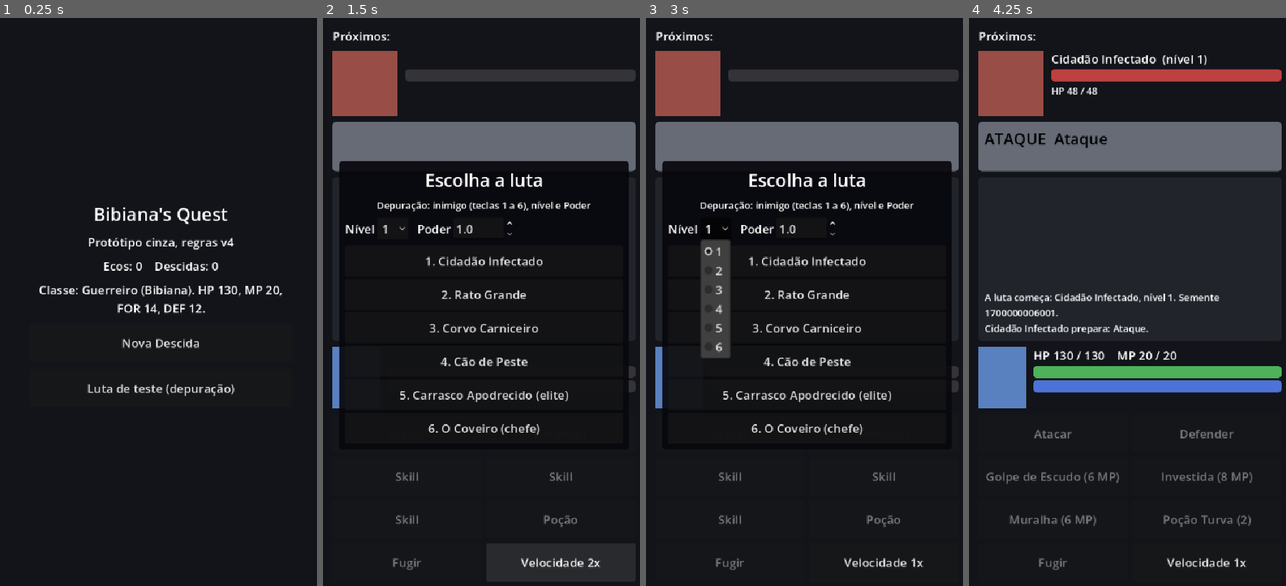
Above: before the commit, frames 1-4 (left to right).
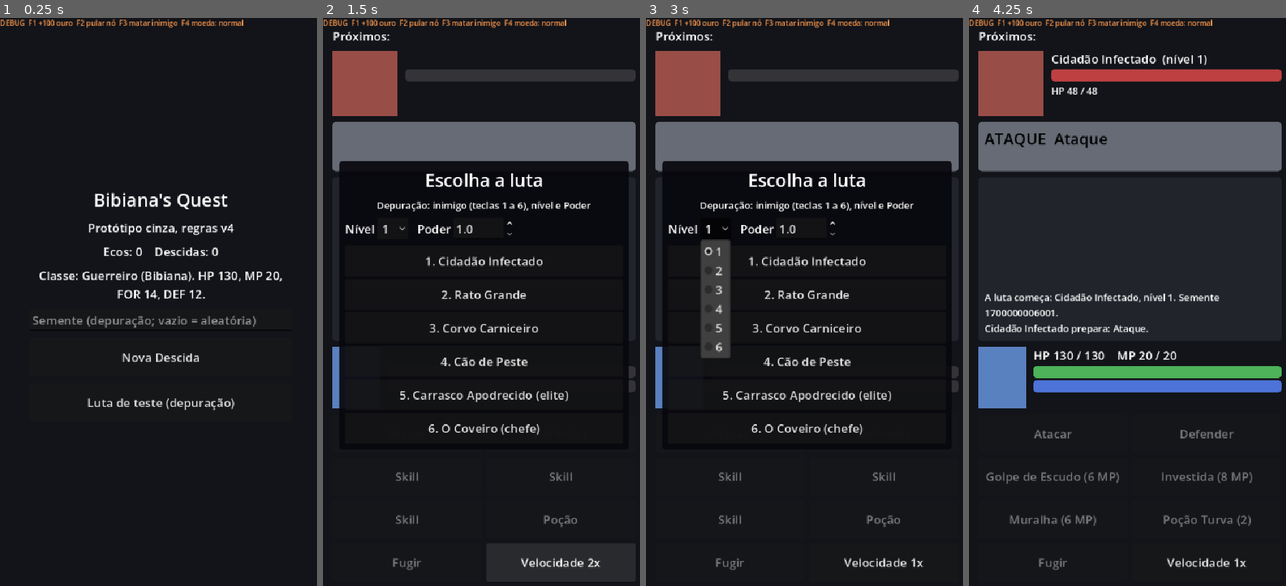
Above: after the commit, the same moments.

Repository: ohidalgojr/bibianas-quest
Game: Godot game, scene res://game/presentation/main.tscn
The game is run twice, just before and just after one commit, with the same random seed, the same clock (stepped at 60 frames per second) and the same inputs.
Inputs:
- Up to frame 1 (0.25 s): no input
- Up to frame 2 (1.5 s): click "Luta de teste (depuração)" at 0.5 s; click "Velocidade 1x" at 1.25 s
- Up to frame 3 (3 s): click "Velocidade 2x" at 2 s; click "1" at 2.75 s
- Up to frame 4 (4.25 s): click "1. Cidadão Infectado" at 3.5 s

The runs differ from the first frame. In frame 1, 6.0% of the frame differs, in the area x 0-90%, y 0-70%; in frame 2, 0.5%; in frame 3, 0.5%; in frame 4, 0.5%.

Commit message:
TASK-013: atalhos de depuração e telemetria local (ADR-0018)
Co-Authored-By: Claude Sonnet 5.5 <noreply@anthropic.com>

Diff:
--- a/game/core/combat/combat.gd
+++ b/game/core/combat/combat.gd
@@ -20,6 +20,10 @@
 var enemy: Combatant
 var outcome: Outcome = Outcome.ONGOING
 var history: Array[CombatEvent] = []
+
+## Depuração (TASK-013): -1 sorteia normal, 1 força sucesso, 0 força falha na moeda. O
+## sorteio continua acontecendo (os fluxos andam igual); só o resultado muda.
+var forced_coin: int = -1
 
 var _rng: Pcg32
 var _coin_rng: Pcg32
@@ -99,6 +103,15 @@
 	return _since(first)
 
 
+## Depuração (TASK-013): derrota o inimigo na hora, pela via normal de vitória.
+func debug_kill_enemy() -> Array[CombatEvent]:
+	var first: int = history.size()
+	if outcome == Outcome.ONGOING:
+		enemy.hp = 0
+		_check_end()
+	return _since(first)
+
+
 ## Chance da moeda que o jogo mostra no tooltip agora (GDD §7: sem números escondidos).
 func coin_chance() -> int:
 	return CoinRules.chance(player.stats.luck, 0, _coin.streak_bonus())
@@ -302,6 +315,8 @@
 	var bonus: int = _coin.streak_bonus()
 	var chance: int = CoinRules.chance(player.stats.luck, 0, bonus)
 	var success: bool = _coin_rng.draw_percent(chance)
+	if forced_coin >= 0:
+		success = forced_coin == 1
 	_coin.record(success)
 	_emit(CombatEvent.Type.COIN, Combatant.PLAYER, reason, chance, success, bonus)
 	return success
--- a/game/presentation/combat/combat_screen.gd
+++ b/game/presentation/combat/combat_screen.gd
@@ -108,6 +108,13 @@
 	session = CombatSession.for_run(run)
 	_begin(run.hp, run.mp, session.combat.enemy.stats.max_hp)
 	await _play(session.start())
+
+
+## Depuração (TASK-013): vence a luta em andamento na hora.
+func debug_kill() -> void:
+	if _busy or session == null or session.is_over():
+		return
+	await _play(session.combat.debug_kill_enemy())
 
 
 func _begin(player_hp: int, player_mp: int, enemy_hp: int) -> void:
--- a/game/presentation/game_screen.gd
+++ b/game/presentation/game_screen.gd
@@ -23,6 +23,11 @@
 ## Save em disco (TASK-012, ADR-0017). Os testes desligam ou apontam para uma pasta de teste.
 var save_enabled: bool = true
 var save_dir: String = "user://"
+## Atalhos de depuração (TASK-013, ADR-0018): só em build de desenvolvimento.
+var debug_enabled: bool = OS.is_debug_build()
+## Log local de eventos (TASK-013).
+var telemetry_enabled: bool = true
+var telemetry_dir: String = "user://"
 
 var _thread: Thread
 var _content: Control
@@ -31,6 +36,12 @@
 var _panel: Control
 var _reward_pending: bool = false
 var _seed_counter: int = 0
+var _seed_edit: LineEdit
+var _debug_label: Label
+## -1 moeda normal, 1 força sucesso, 0 força falha (depuração).
+var _forced_coin: int = -1
+var _logged_events: int = 0
+var _telemetry: Telemetry
 
 
 func _ready() -> void:
@@ -43,6 +54,16 @@
 		var meta: Dictionary = _store().load_meta()
 		echoes = int(meta["echoes"])
 		runs_played = int(meta["runs_played"])
+	_telemetry = Telemetry.new(telemetry_dir)
+	_telemetry.enabled = telemetry_enabled
+	if debug_enabled:
+		_debug_label = Label.new()
+		_debug_label.add_theme_font_size_override("font_size", 12)
+		_debug_label.add_theme_color_override("font_color", Color(1.0, 0.6, 0.3))
+		_debug_label.mouse_filter = Control.MOUSE_FILTER_IGNORE
+		_debug_label.z_index = 100
+		add_child(_debug_label)
+		_refresh_debug_label()
 	show_home()
 
 
@@ -69,7 +90,11 @@
 	box.add_child(_label(_class_text()))
 	if save_enabled and _store().has_run():
 		box.add_child(_button("Continuar Descida", resume_run))
-	box.add_child(_button("Nova Descida", func() -> void: new_run()))
+	if debug_enabled:
+		_seed_edit = LineEdit.new()
+		_seed_edit.placeholder_text = "Semente (depuração; vazio = aleatória)"
+		box.add_child(_seed_edit)
+	box.add_child(_button("Nova Descida", _new_run_from_menu))
 	box.add_child(_button("Luta de teste (depuração)", _show_test_fight))
 
 
@@ -81,6 +106,14 @@
 		stats.defense]
 
 
+## Nova Descida do menu: em depuração, usa a semente digitada, se houver.
+func _new_run_from_menu() -> void:
+	if debug_enabled and _seed_edit != null and _seed_edit.text.strip_edges().is_valid_int():
+		new_run(_seed_edit.text.strip_edges().to_int())
+	else:
+		new_run()
+
+
 func _store() -> SaveStore:
 	return SaveStore.new(save_dir)
 
@@ -101,6 +134,7 @@
 	if run_seed < 0:
 		_seed_counter += 1
 		run_seed = int(Time.get_unix_time_from_system()) * 1000 + _seed_counter
+	_logged_events = 0
 	_page("Gerando o mapa...", "Semente %d. Conferindo se há caminho vencível (GDD §5)." % run_seed)
 	if use_thread:
 		_thread = Thread.new()
@@ -116,6 +150,7 @@
 
 ## Mostra a tela certa para a fase atual da Descida.
 func _after_action() -> void:
+	_flush_telemetry()
 	match run.phase:
 		RunState.Phase.CHOOSING:
 			# Auto-save a cada nó resolvido, com a Bibiana no mapa (ADR-0017).
@@ -157,10 +192,14 @@
 	_combat.time_scale = time_scale
 	_combat.run_fight_done.connect(_on_fight_done)
 	_set_content(_combat)
+	run.combat.forced_coin = _forced_coin
 	_combat.start_run_fight(run)
 
 
 func _on_fight_done() -> void:
+	if run.combat != null:
+		var node: MapNode = run.current_node()
+		_telemetry.write(Telemetry.fight_lines(run.combat, node.enemy_id, node.level))
 	run.finish_fight()
 	# Depois de uma vitória com loja, a recompensa vem antes dela (TASK-010).
 	_reward_pending = run.phase == RunState.Phase.SHOP
@@ -231,6 +270,68 @@
 	_set_content(screen)
 
 
+func _flush_telemetry() -> void:
+	if run == null:
+		return
+	_telemetry.write(Telemetry.run_lines(run, _logged_events))
+	_logged_events = run.history.size()
+
+
+# --- Depuração (TASK-013) ----------------------------------------------------------
+
+func _unhandled_input(event: InputEvent) -> void:
+	if not debug_enabled or not event is InputEventKey or not event.is_pressed() or run == null:
+		return
+	match (event as InputEventKey).keycode:
+		KEY_F1:
+			debug_give_gold()
+		KEY_F2:
+			debug_skip_node()
+		KEY_F3:
+			debug_kill_enemy()
+		KEY_F4:
+			debug_cycle_coin()
+		_:
+			return
+	get_viewport().set_input_as_handled()
+
+
+func debug_give_gold(amount: int = 100) -> void:
+	if debug_enabled and run != null and not run.is_over():
+		run.gold += amount
+
+
+## Pula o nó: escolhe o primeiro destino e, se for luta, vence na hora.
+func debug_skip_node() -> void:
+	if not debug_enabled or run == null or run.phase != RunState.Phase.CHOOSING:
+		return
+	choose_node(run.options()[0].id)
+	if run.phase == RunState.Phase.FIGHT:
+		debug_kill_enemy()
+
+
+func debug_kill_enemy() -> void:
+	if debug_enabled and run != null and run.phase == RunState.Phase.FIGHT and _combat != null:
+		_combat.debug_kill()
+
+
+## Alterna a moeda: normal, sempre sucesso, sempre falha.
+func debug_cycle_coin() -> void:
+	if not debug_enabled:
+		return
+	_forced_coin = {-1: 1, 1: 0, 0: -1}[_forced_coin]
+	if run != null and run.combat != null:
+		run.combat.forced_coin = _forced_coin
+	_refresh_debug_label()
+
+
+func _refresh_debug_label() -> void:
+	if _debug_label == null:
+		return
+	var coin: String = {-1: "normal", 1: "sempre acerta", 0: "sempre erra"}[_forced_coin]
+	_debug_label.text = "DEBUG  F1 +100 ouro  F2 pular nó  F3 matar inimigo  F4 moeda: %s" % coin
+
+
 # --- Montagem ------------------------------------------------------------------------
 
 func _clear() -> void:
--- /dev/null
+++ b/game/services/telemetry.gd
@@ -0,0 +1,94 @@
+class_name Telemetry
+extends RefCounted
+## Log local de eventos (TASK-013, ADR-0018): uma linha JSON por evento em
+## `telemetry.log`, com nós, lutas, lances de moeda e mortes. Fica só no aparelho. Montar
+## as linhas é função pura ([method fight_lines], [method run_lines]); gravar acrescenta o
+## horário e escreve no arquivo.
+
+const FILE: String = "telemetry.log"
+
+var dir: String
+var enabled: bool = true
+
+
+func _init(log_dir: String = "user://") -> void:
+	dir = log_dir
+	if not dir.ends_with("/"):
+		dir += "/"
+	DirAccess.make_dir_recursive_absolute(dir)
+
+
+func write(lines: Array[Dictionary]) -> void:
+	if not enabled or lines.is_empty():
+		return
+	var file: FileAccess = FileAccess.open(dir + FILE, FileAccess.READ_WRITE) if FileAccess.file_exists(dir + FILE) \
+		else FileAccess.open(dir + FILE, FileAccess.WRITE)
+	if file == null:
+		return
+	file.seek_end()
+	var now: int = int(Time.get_unix_time_from_system())
+	for line: Dictionary in lines:
+		var stamped: Dictionary = line.duplicate()
+		stamped["t"] = now
+		file.store_line(JSON.stringify(stamped))
+	file.close()
+
+
+func clear() -> void:
+	if FileAccess.file_exists(dir + FILE):
+		DirAccess.remove_absolute(dir + FILE)
+
+
+## Linhas dos eventos da Descida desde [param from] (nós, luta, ouro, loja, fogueira, fim).
+static func run_lines(run: RunState, from: int) -> Array[Dictionary]:
+	var lines: Array[Dictionary] = []
+	for index: int in range(from, run.history.size()):
+		var event: RunEvent = run.history[index]
+		match event.type:
+			RunEvent.Type.NODE:
+				lines.append({"type": "node", "kind": event.label, "id": event.value})
+			RunEvent.Type.GOLD:
+				lines.append({"type": "gold", "source": event.label, "amount": event.value})
+			RunEvent.Type.SPENT:
+				lines.append({"type": "spent", "what": event.label, "amount": event.value})
+			RunEvent.Type.CAMPFIRE:
+				lines.append({"type": "campfire", "action": event.label, "embers": event.value})
+			RunEvent.Type.SCENARIO:
+				lines.append({"type": "scenario", "id": event.label, "index": event.value})
+			RunEvent.Type.ENDED:
+				lines.append({"type": "run_end", "victory": event.value == 1})
+	return lines
+
+
+## Linhas de uma luta terminada: cada lance de moeda, o resumo da luta e, na derrota, a
+## morte com a marca de "morte por moeda" (GDD §7 e §23): o golpe fatal foi um lance de
+## moeda perdido.
+static func fight_lines(combat: Combat, enemy_id: String, level: int) -> Array[Dictionary]:
+	var lines: Array[Dictionary] = []
+	var turns: int = 0
+	var last_coin_index: int = -1
+	var last_coin_failed: bool = false
+	var last_coin_reason: String = ""
+	var fatal_label: String = ""
+	var fatal_after_coin: bool = false
+	for index: int in combat.history.size():
+		var event: CombatEvent = combat.history[index]
+		match event.type:
+			CombatEvent.Type.TURN:
+				if event.side == Combatant.PLAYER:
+					turns += 1
+			CombatEvent.Type.COIN:
+				last_coin_index = index
+				last_coin_failed = not event.flag
+				last_coin_reason = event.label
+				lines.append({"type": "coin", "reason": event.label, "chance": event.value, "success": event.flag,
+					"streak_bonus": event.extra, "enemy": enemy_id})
+			CombatEvent.Type.DAMAGE:
+				if event.side == Combatant.PLAYER and event.extra <= 0:
+					fatal_label = event.label
+					# A moeda vem logo antes do golpe que ela decide (só o golpe do inimigo conta).
+					fatal_after_coin = last_coin_failed and last_coin_reason == event.label and index - last_coin_index <= 2
+	lines.append({"type": "fight", "enemy": enemy_id, "level": level, "turns": turns, "outcome": combat.outcome})
+	if combat.outcome == Combat.Outcome.DEFEAT:
+		lines.append({"type": "death", "enemy": enemy_id, "level": level, "by": fatal_label, "by_coin": fatal_after_coin})
+	return lines
--- a/tests/unit/test_game_screen.gd
+++ b/tests/unit/test_game_screen.gd
@@ -11,6 +11,8 @@
 	_game.use_thread = false
 	_game.time_scale = 0.0
 	_game.save_enabled = false
+	_game.telemetry_enabled = false
+	_game.debug_enabled = false
 	add_child_autofree(_game)
 
 
@@ -141,3 +143,26 @@
 		RunState.Phase.CAMPFIRE:
 			_press(_game, "Descansar")
 			_press(_game, "Seguir")
+
+
+## TASK-013: os atalhos de depuração só agem quando ligados.
+func test_debug_shortcuts_only_work_when_enabled() -> void:
+	_game.new_run(9)
+	_game.debug_give_gold()
+	assert_eq(_game.run.gold, 0, "desligado, nada acontece")
+	_game.debug_enabled = true
+	_game.debug_give_gold()
+	assert_eq(_game.run.gold, 100)
+	_game.debug_cycle_coin()
+	assert_eq(_game._forced_coin, 1)
+	_game.debug_cycle_coin()
+	_game.debug_cycle_coin()
+	assert_eq(_game._forced_coin, -1)
+	var option: MapNode = _game.run.options()[0]
+	option.kind = MapNode.Kind.BATTLE
+	option.enemy_id = "giant_rat"
+	option.level = 1
+	_game.debug_skip_node()
+	assert_eq(_game.run.phase, RunState.Phase.FIGHT)
+	assert_eq(_game.run.combat.outcome, Combat.Outcome.VICTORY, "o nó foi vencido na hora")
+	assert_true(_game._combat._continue.visible, "a tela mostra o resultado")
--- a/tests/unit/test_save.gd
+++ b/tests/unit/test_save.gd
@@ -103,6 +103,8 @@
 	game.use_thread = false
 	game.time_scale = 0.0
 	game.save_dir = DIR
+	game.telemetry_enabled = false
+	game.debug_enabled = false
 	add_child_autofree(game)
 	game.new_run(7)
 	assert_true(_store.has_run(), "o mapa inicial já grava")
@@ -117,6 +119,8 @@
 	second.use_thread = false
 	second.time_scale = 0.0
 	second.save_dir = DIR
+	second.telemetry_enabled = false
+	second.debug_enabled = false
 	add_child_autofree(second)
 	second.resume_run()
 	assert_not_null(second.run)
--- /dev/null
+++ b/tests/unit/test_telemetry.gd
@@ -0,0 +1,109 @@
+extends GutTest
+## TASK-013 (ADR-0018): o log local monta linhas de nó, luta, moeda e morte, com a marca de
+## morte por moeda (GDD §7 e §23), e grava uma linha JSON por evento.
+
+const DIR: String = "user://test_telemetry/"
+
+var _data: GameData
+
+
+func before_all() -> void:
+	_data = DataLoader.load_all()
+
+
+func after_all() -> void:
+	Telemetry.new(DIR).clear()
+
+
+## Luta contra o inimigo dado; a Bibiana só defende, até a luta acabar.
+func _fight(enemy_id: String, level: int, fight_seed: int, hp: int) -> Combat:
+	var unit: Combatant = _data.make_player("warrior", 1.0)
+	unit.hp = hp
+	var combat: Combat = Combat.new(unit, _data.make_enemy(enemy_id, level), RngStreams.new(fight_seed), CoinState.new())
+	combat.start()
+	var guard: int = 0
+	while combat.outcome == Combat.Outcome.ONGOING and guard < 400:
+		guard += 1
+		combat.act(Combat.Action.DEFEND)
+	return combat
+
+
+func test_fight_lines_have_summary_coins_and_death() -> void:
+	var combat: Combat = _fight("gravedigger", 6, 3, 40)
+	var lines: Array[Dictionary] = Telemetry.fight_lines(combat, "gravedigger", 6)
+	var types: PackedStringArray = PackedStringArray()
+	for line: Dictionary in lines:
+		types.append(str(line["type"]))
+	assert_true(types.has("fight"))
+	assert_true(types.has("coin"), "o Coveiro usa moeda")
+	for line: Dictionary in lines:
+		if line["type"] == "coin":
+			assert_has(line, "chance")
+			assert_has(line, "success")
+	if combat.outcome == Combat.Outcome.DEFEAT:
+		assert_eq(types[types.size() - 1], "death")
+
+
+func test_death_by_coin_flag_follows_the_fatal_blow() -> void:
+	# Força todas as moedas a falhar: a morte do Coveiro vem de um golpe de moeda.
+	var unit: Combatant = _data.make_player("warrior", 1.0)
+	unit.hp = 20
+	var combat: Combat = Combat.new(unit, _data.make_enemy("gravedigger", 6), RngStreams.new(5), CoinState.new())
+	combat.forced_coin = 0
+	combat.start()
+	var guard: int = 0
+	while combat.outcome == Combat.Outcome.ONGOING and guard < 400:
+		guard += 1
+		combat.act(Combat.Action.DEFEND)
+	assert_eq(combat.outcome, Combat.Outcome.DEFEAT)
+	var death: Dictionary = Telemetry.fight_lines(combat, "gravedigger", 6).back()
+	assert_eq(death["type"], "death")
+	var fatal_is_coin: bool = false
+	for event: CombatEvent in combat.history:
+		if event.type == CombatEvent.Type.DAMAGE and event.side == Combatant.PLAYER and event.extra <= 0:
+			fatal_is_coin = event.label in ["shovel", "grave", "heavy", "cruel", "mortal"] or death["by_coin"]
+	assert_true(fatal_is_coin)
+
+
+func test_forced_coin_overrides_result_but_keeps_streams() -> void:
+	var normal: Combat = _fight("plague_hound", 3, 11, 100)
+	var forced_unit: Combatant = _data.make_player("warrior", 1.0)
+	forced_unit.hp = 100
+	var forced: Combat = Combat.new(forced_unit, _data.make_enemy("plague_hound", 3), RngStreams.new(11), CoinState.new())
+	forced.forced_coin = 1
+	forced.start()
+	var guard: int = 0
+	while forced.outcome == Combat.Outcome.ONGOING and guard < 400:
+		guard += 1
+		forced.act(Combat.Action.DEFEND)
+	for event: CombatEvent in forced.history:
+		if event.type == CombatEvent.Type.COIN:
+			assert_true(event.flag, "moeda forçada a acertar")
+	assert_not_null(normal)
+
+
+func test_run_lines_and_file_writing() -> void:
+	var run: RunState = RunState.new(_data, 4)
+	var chest: MapNode = run.options()[0]
+	chest.kind = MapNode.Kind.CHEST
+	chest.enemy_id = ""
+	run.choose_node(chest.id)
+	var lines: Array[Dictionary] = Telemetry.run_lines(run, 0)
+	var kinds: PackedStringArray = PackedStringArray()
+	for line: Dictionary in lines:
+		kinds.append(str(line["type"]))
+	assert_true(kinds.has("scenario"))
+	assert_true(kinds.has("node"))
+	assert_true(kinds.has("gold"))
+	var log: Telemetry = Telemetry.new(DIR)
+	log.clear()
+	log.write(lines)
+	log.write(lines)
+	var text: String = FileAccess.get_file_as_string(DIR + Telemetry.FILE)
+	var rows: PackedStringArray = text.strip_edges().split("\n")
+	assert_eq(rows.size(), lines.size() * 2, "uma linha por evento, acrescentando")
+	var parsed: Variant = JSON.parse_string(rows[0])
+	assert_true(parsed is Dictionary and (parsed as Dictionary).has("t"))
+	log.enabled = false
+	log.write(lines)
+	assert_eq(FileAccess.get_file_as_string(DIR + Telemetry.FILE).strip_edges().split("\n").size(), rows.size())
Not shown, added: game/services/telemetry.gd.uid
Not shown, added: tests/unit/test_telemetry.gd.uid
Not shown, changed: docs/HANDOFF.md
Not shown, added: docs/adr/ADR-0018-depuracao-e-telemetria.md
Not shown, added: docs/tasks/TASK-013-depuracao-e-telemetria.md
